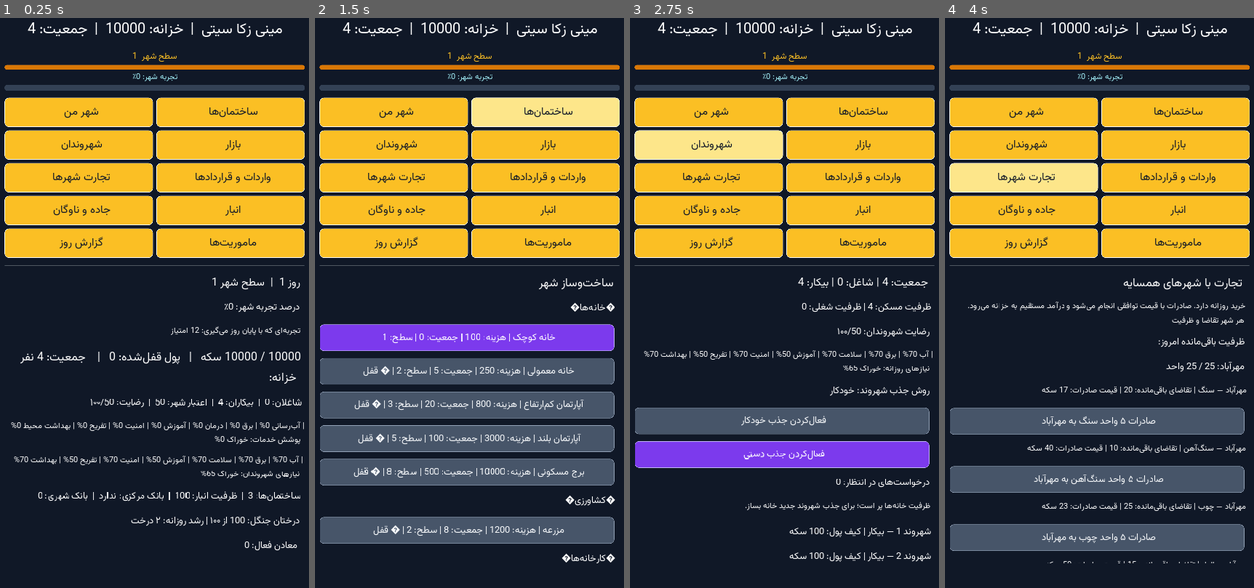
Above: before the commit, frames 1-4 (left to right).
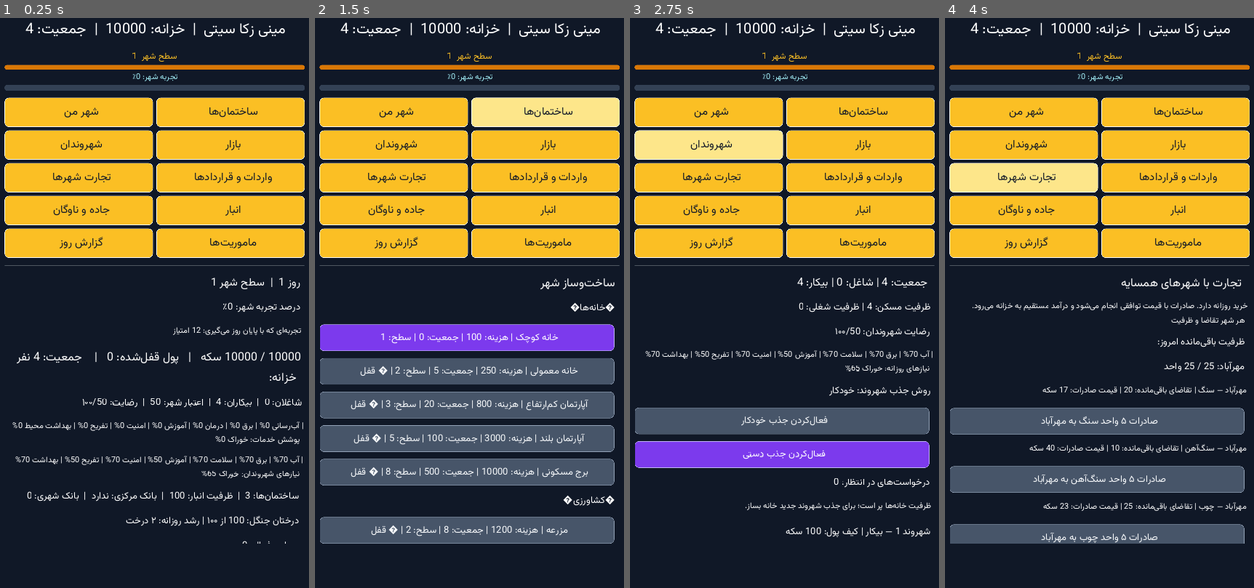
Above: after the commit, the same moments.

Repository: zekainstabot/mini-zeka-city
Game: Godot game, scene res://Main.tscn
Two runs of this game, one before a commit and one after it. Both use one fixed random seed, a clock stepped at 60 frames per second and the inputs below.
Inputs:
- Up to frame 1 (0.25 s): no input
- Up to frame 2 (1.5 s): click "ﻦﻣ ﺮﻬﺷ" at 0.5 s; click "ﺎﻫ‌ﻥﺎﻤﺘﺧﺎﺳ" at 1.25 s
- Up to frame 3 (2.75 s): click "ﻥﺍﺪﻧﻭﺮﻬﺷ" at 2 s
- Up to frame 4 (4 s): click "ﺭﺍﺯﺎﺑ" at 2.75 s; click "ﺎﻫﺮﻬﺷ ﺕﺭﺎﺠﺗ" at 3.5 s

The runs differ from the first frame. In frame 1, 4.3% of the frame differs, in the area x 3-99%, y 0-94%; in frame 2, 3.9%; in frame 3, 3.3%; in frame 4, 4.5%, in the area x 1-98%, y 0-96%.

Commit message:
Improve button feedback text size and sharpness

Diff:
--- a/scripts/Main.gd
+++ b/scripts/Main.gd
@@ -132,8 +132,15 @@
 	content.add_constant_override("separation", 16 if compact_layout else 10)
 	scroll.add_child(content)
 	message_label = Label.new()
-	_apply_font(message_label, 18 if get_viewport_rect().size.x < 900 else 16)
+	message_label.align = Label.ALIGN_CENTER
+	message_label.valign = Label.VALIGN_CENTER
 	message_label.autowrap = true
+	message_label.size_flags_horizontal = Control.SIZE_EXPAND_FILL
+	message_label.rect_min_size = Vector2(0, 76 if compact_layout else 58)
+	var message_font = _apply_font(message_label, 27 if compact_layout else 23)
+	if message_font != null:
+		message_font.outline_size = 1
+		message_font.outline_color = Color("#101827")
 	message_label.add_color_override("font_color", Color("#ffffff"))
 	message_label.modulate = Color("#ffffff")
 	root.add_child(message_label)
@@ -157,7 +164,7 @@
 	# Render the UI font at higher resolution so newly-created labels stay sharp
 	# on high-DPI mobile screens and when the HTML5 canvas is scaled.
 	font_data.antialiased = true
-	font_data.hinting = DynamicFontData.HINTING_LIGHT
+	font_data.hinting = DynamicFontData.HINTING_NONE
 	ui_font = DynamicFont.new()
 	ui_font.font_data = font_data
 	ui_font.size = 20
@@ -173,6 +180,7 @@
 	font.use_mipmaps = false
 	font.size = int(round(float(size) * (1.18 if get_viewport_rect().size.x < 900 else 1.0)))
 	control.add_font_override("font", font)
+	return font
 
 func _button_style(bg_color, border_color):
 	var style = StyleBoxFlat.new()
